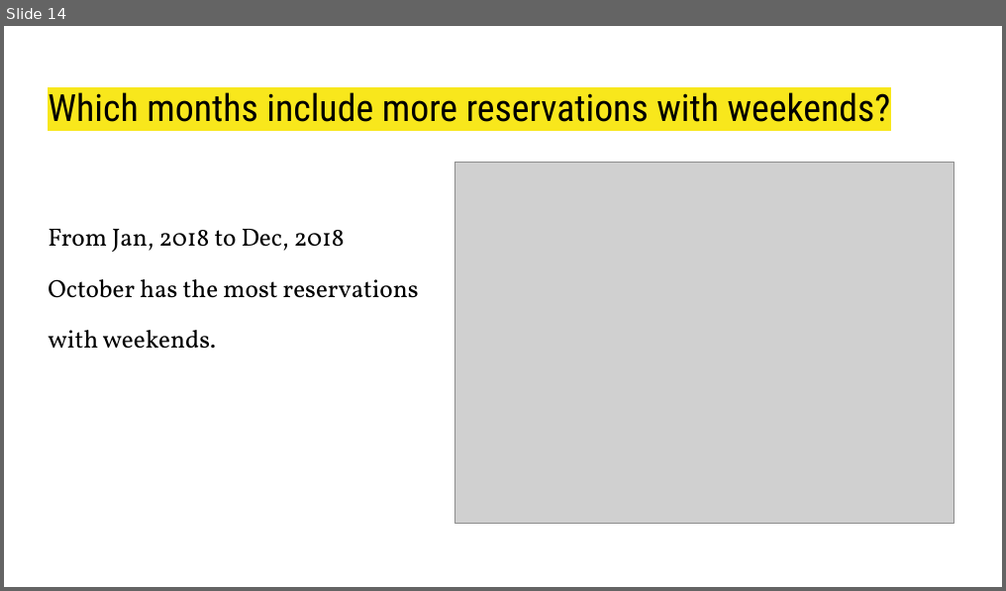
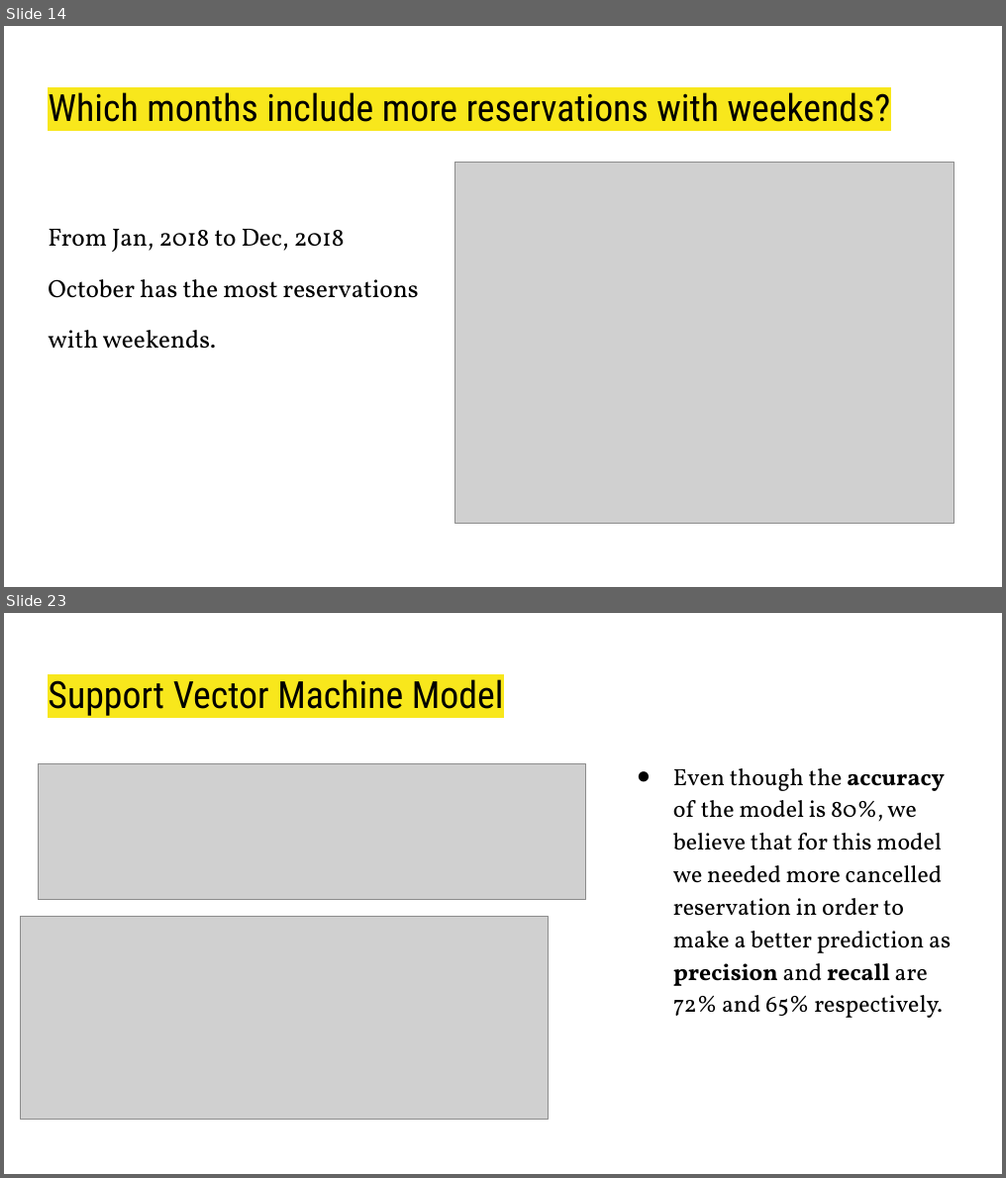
Before and after one commit to domivillacis/Hotel_reservations_analysis, a slide deck: Hotel_Reservations.pptx. Shown one above the other, each under a label of ours: slide 14 before the commit, slides 14 and 23 after it; the slides between them are not shown. The pictures are 1006x591 and 1006x1178 pixels, drawn with LibreOffice and Linux fonts; fonts in the diff are those of the drawing; grey boxes stand for pictures. Boxes give left, top, right and bottom in pixels: in the first picture for what was removed or moved away, otherwise in the second. Text is boxed around its words. In the diff, an @@ line names an element or a change of style, - is before the commit and + after.

```diff
--- a/Hotel_Reservations.pptx
+++ b/Hotel_Reservations.pptx
@@ slide 23 added at (4, 613, 1002, 1174), background #FFFFFF @@
@@ title added at (48, 679, 504, 716), 27 pt, text #000000 @@
+Support Vector Machine Model
@@ picture added at (38, 763, 586, 899) @@
@@ text added at (673, 768, 950, 1018), 17 pt, text #000000 @@
+● Even though the accuracy of the model is 80%, we believe that for this model we needed more cancelled reservation in order to make a better prediction as precision and recall are 72% and 65% respectively.
@@ picture added at (21, 916, 548, 1119) @@
```
Also in this commit, not shown: 2 slides changed, 10 other slides added.
